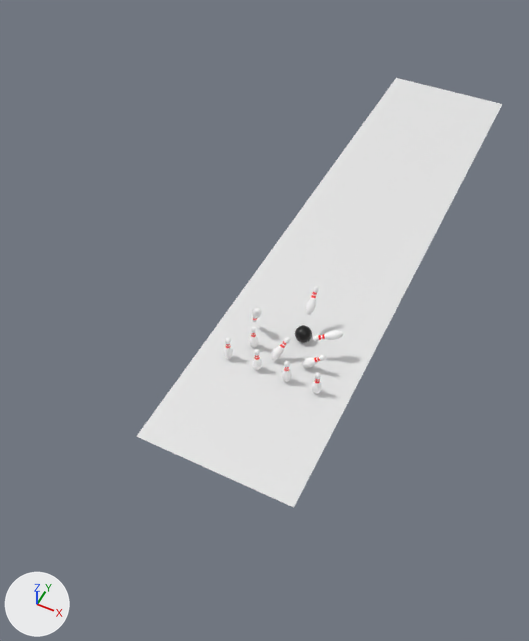
Renders of the Blender file Bowling.blend from each side of a commit.
Rendered twice from a camera (50 mm lens) standing at (2.4, -5.89, 7.19) and looking at (-0.74, 0.39, -0.65). Arrows for +X, +Y and +Z are at lower left; the lights stay in place.

Before the edit, the objects in view are built like this:
```python
me_plane_001 = bpy.data.meshes.new('Plane.001')
me_plane_001.from_pydata([(-1.0, -1.0, 0.0), (1.0, -1.0, 0.0), (-1.0, 1.0, 0.0), (1.0, 1.0, 0.0)], [], [(0, 1, 3, 2)])
ob_plane_001 = bpy.data.objects.new('Plane.001', me_plane_001)
ob_plane_001.location = (0.0, 2.0, 0.0)
ob_plane_001.scale = (1.0, 4.39, 1.0)
```
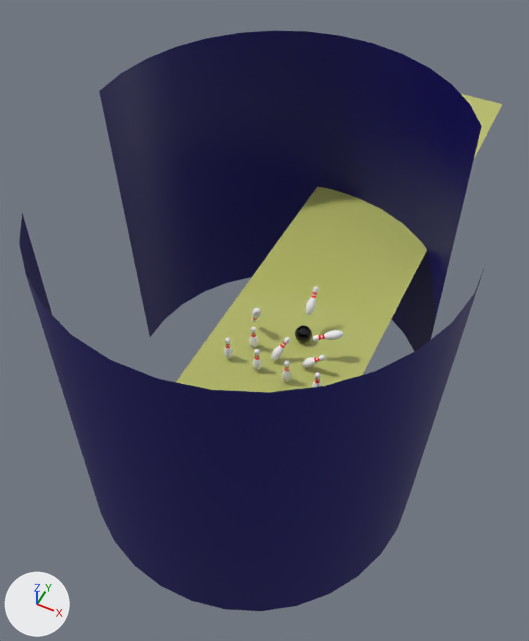
Location of each change, (x1, y1, x2, y2) in pixels of the pictures (529 x 641 px):
'Cylinder.001', added (blue)
    after: (99, 30, 482, 352)
'Cylinder', added (blue)
    after: (19, 213, 486, 611)
'Plane.001', recoloured (white to yellow)
    both: (136, 78, 502, 507)

The change, as a list of edits to the scene's bpy script:
```text
Add mat_plane:
    mat_plane = principled_material('Plane')
    mat_plane.base_color = (0.502, 0.529, 0.15)  # yellow #bcc06c
    mat_plane.roughness = 0.0
Add mat_backdrop:
    mat_backdrop = principled_material('BackDrop')
    mat_backdrop.base_color = (0.00336, 0.0, 0.126)  # dark blue #0b0063
Change me_plane_001:
    where me_plane_001.from_pydata(...)  # 4 vertices, 1 face; spans x -1.0..1.0, y -1.0..1.0, z 0.0
    add me_plane_001.materials.append(mat_plane)  # yellow #bcc06c
Add me_cylinder_002:
    me_cylinder_002.from_pydata(...)  # 30 vertices, 14 faces; spans x -0.83..1.0, y -1.0..0.2, z -1.0..1.0
    me_cylinder_002.polygons.foreach_set('use_smooth', [True] * 14)
    me_cylinder_002.materials.append(mat_backdrop)  # dark blue #0b0063
Add ob_cylinder_001:
    ob_cylinder_001 = bpy.data.objects.new('Cylinder.001', me_cylinder_002)
    ob_cylinder_001.location = (-0.61, 0.52, 0.21)
    ob_cylinder_001.rotation_euler = (-0.0126, 0.011, 3.024)  # degrees (-0.7, 0.6, 173)
    ob_cylinder_001.scale = (2.29, 2.29, 2.29)
Add ob_cylinder:
    ob_cylinder = bpy.data.objects.new('Cylinder', me_cylinder_002.copy())
    ob_cylinder.location = (-0.27, -0.84, 0.21)
    ob_cylinder.rotation_euler = (-0.0126, 0.011, -0.0701)  # degrees (-0.7, 0.6, -4)
    ob_cylinder.scale = (2.29, 2.29, 2.29)
```
